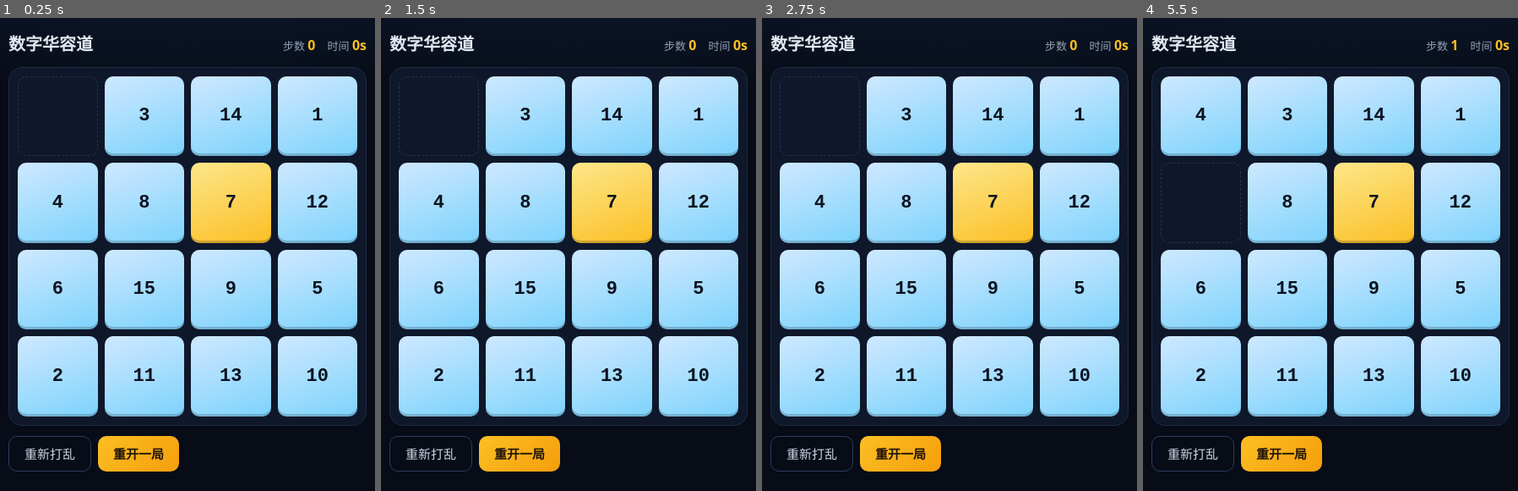
Above: before the commit, frames 1-4 (left to right).
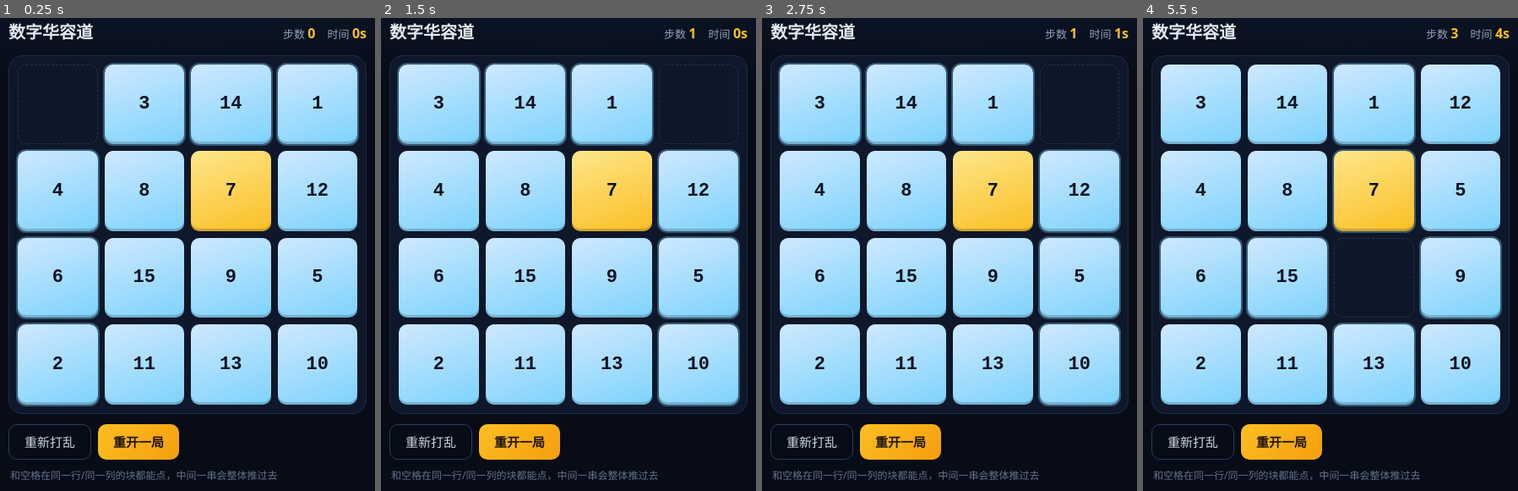
Above: after the commit, the same moments.

Repository: Caldson/minigames-store
Game: browser game, page games/klotski.html
Same seed, same stepped clock (60 frames per second), same inputs: the game is played once before the commit and once after it.
Inputs:
- Up to frame 1 (0.25 s): no input
- Up to frame 2 (1.5 s): click "1" at 1.27 s
- Up to frame 3 (2.75 s): click "2" at 1.87 s; click "8" at 2.02 s; click "6" at 2.47 s
- Up to frame 4 (5.5 s): click "13" at 3.07 s; click "7" at 3.67 s; click "5" at 4.27 s; click "1" at 4.52 s; click "4" at 4.87 s; click "9" at 5.47 s

The runs differ from the first frame. In frame 1, 23% of the frame differs, in the area x 2-98%, y 1-98%; in frame 2, 29%; in frame 3, 29%; in frame 4, 29%.

Commit message:
Klotski: allow pushing whole rows/columns; bump to 0.1.1

Diff:
--- a/games/klotski.html
+++ b/games/klotski.html
@@ -49,6 +49,10 @@
   }
   .tile:hover { filter: brightness(1.06); }
   .tile:active { transform: scale(.96); }
+  .tile.can { cursor: pointer; box-shadow: inset 0 -3px 0 rgba(0,0,0,.18), 0 0 0 2px rgba(125,211,252,.35); }
+  .tile:not(.can) { cursor: default; }
+  .tile:not(.can):hover { filter: none; }
+  .tile:not(.can):active { transform: none; }
   .tile.done { background: linear-gradient(160deg, #fde68a, #fbbf24); }
   .tile.blank {
     background: transparent;
@@ -60,6 +64,7 @@
   .tile.blank:hover { filter: none; }
 
   .bar { display: flex; gap: 8px; margin-top: 12px; }
+  .hint { margin: 10px 2px 0; color: #64748b; font-size: 12px; }
   button {
     font: inherit; cursor: pointer; border: 0; border-radius: 10px;
     padding: 9px 18px; color: #21160a; font-weight: 700;
@@ -99,6 +104,7 @@
       <button id="shuffleBtn" class="ghost">重新打乱</button>
       <button id="restartBtn">重开一局</button>
     </div>
+    <p class="hint">和空格在同一行/同一列的块都能点，中间一串会整体推过去</p>
   </div>
 
   <script src="game-kit.js"></script>
@@ -171,6 +177,10 @@
       function render() {
         boardEl.querySelectorAll(".tile").forEach((el) => el.remove());
 
+        const blank = board.indexOf(0);
+        const bRow = Math.floor(blank / SIZE);
+        const bCol = blank % SIZE;
+
         board.forEach((value, index) => {
           const tile = document.createElement("button");
           tile.type = "button";
@@ -183,6 +193,11 @@
             tile.textContent = String(value);
             tile.dataset.index = String(index);
             if (value === index + 1) tile.classList.add("done");
+
+            const sameLine =
+              Math.floor(index / SIZE) === bRow || index % SIZE === bCol;
+            if (sameLine) tile.classList.add("can");
+
             tile.addEventListener("click", () => tryMove(index));
           }
 
@@ -194,10 +209,26 @@
 
       function tryMove(index) {
         const blank = board.indexOf(0);
-        if (!neighbors(blank).includes(index)) return;
-
-        board[blank] = board[index];
+        if (index === blank) return;
+
+        const bRow = Math.floor(blank / SIZE);
+        const bCol = blank % SIZE;
+        const tRow = Math.floor(index / SIZE);
+        const tCol = index % SIZE;
+
+        // 必须和空格在同一行或同一列，才能把中间那一串整体推过去
+        if (bRow !== tRow && bCol !== tCol) return;
+
+        const step = bRow === tRow
+          ? Math.sign(bCol - tCol)
+          : Math.sign(bRow - tRow) * SIZE;
+
+        // 从空格往回倒着挪：1 2 3 X 推 1 → X 1 2 3
+        for (let cur = blank; cur !== index; cur -= step) {
+          board[cur] = board[cur - step];
+        }
         board[index] = 0;
+
         moves += 1;
         movesEl.textContent = String(moves);
 
--- a/index.html
+++ b/index.html
@@ -9,7 +9,7 @@
 </head>
 <body>
   <header class="topbar">
-    <div class="brand">Minigame <span>Store</span> <span class="version" title="版本">v0.1.0</span></div>
+    <div class="brand">Minigame <span>Store</span> <span class="version" title="版本">v0.1.1</span></div>
     <div class="wallet">
       <span class="pill" title="金币">🪙 <b id="coins">—</b></span>
       <span class="pill" title="VTX 余额">VTX <b id="balance">—</b></span>
@@ -30,7 +30,7 @@
   </main>
 
   <footer class="footer">
-    Minigame Store v0.1.0 · 1000 金币 = 1 红包 = 1.00 VTX
+    Minigame Store v0.1.1 · 1000 金币 = 1 红包 = 1.00 VTX
   </footer>
 
   <div id="stage" class="stage hidden">
